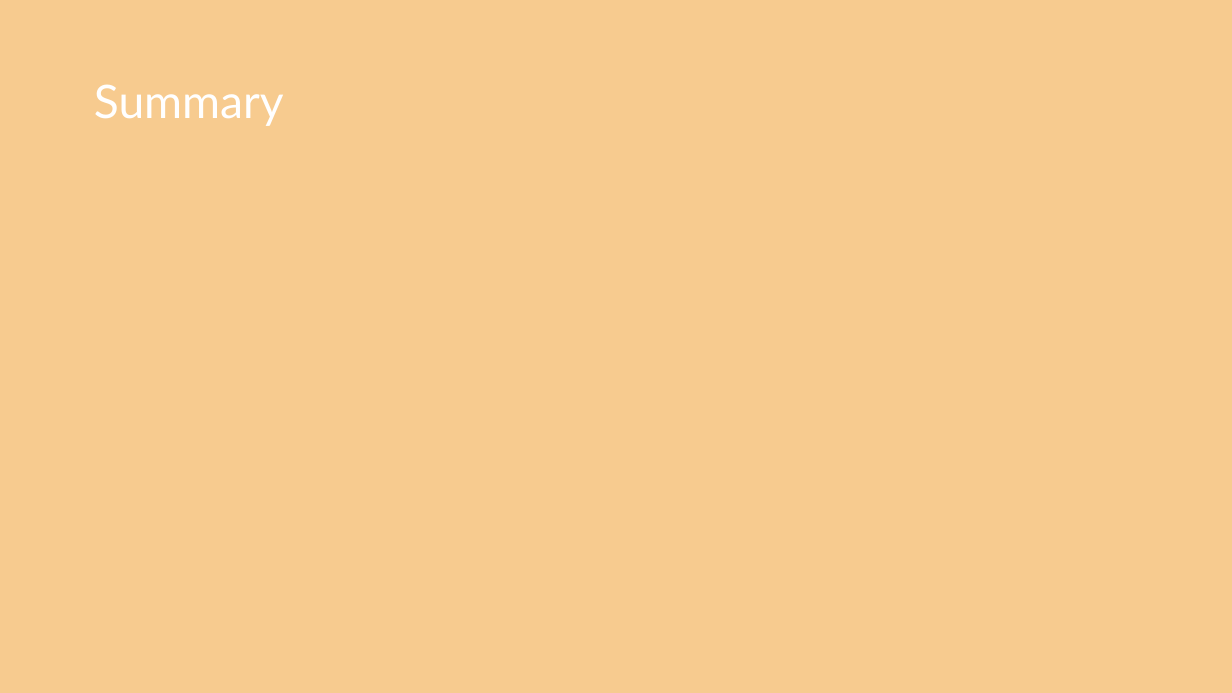
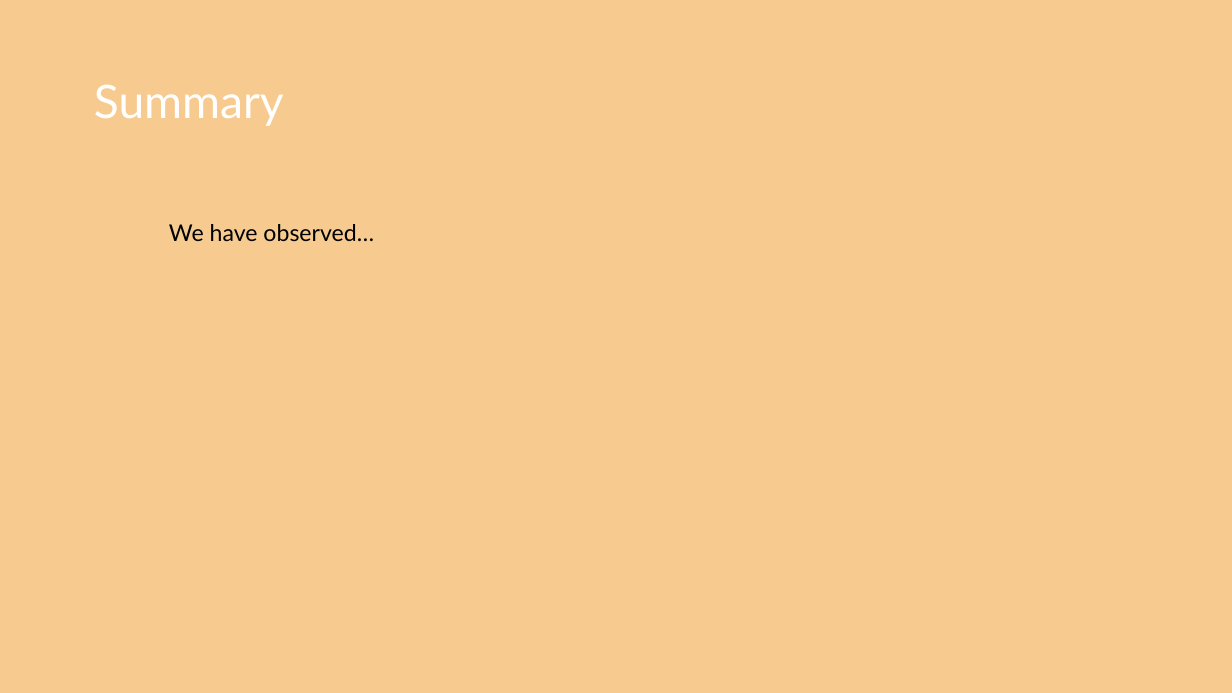
Before and after one commit to CharlesPBiggar/Data-Analytics-Project-1, a slide deck: slide 6 of GiterDun Presentation.pptx (slide 4 before the commit). Drawn at 1232x693 pixels with LibreOffice and Linux fonts; fonts in the diff are those of the drawing; background and template pictures are left out. Boxes give left, top, right and bottom in pixels: in the first picture for what was removed or moved away, otherwise in the second. Text is boxed around its words. In the diff, an @@ line names an element or a change of style, - is before the commit and + after.

Commit message:
updating ppt

```diff
--- a/GiterDun Presentation.pptx
+++ b/GiterDun Presentation.pptx
@@ text added at bbox=[169, 224, 374, 241], 18 pt, text #000000 @@
+We have observed…
```
Also in this commit, not shown: 1 other slide changed, 2 slides added, 1 slide removed.
